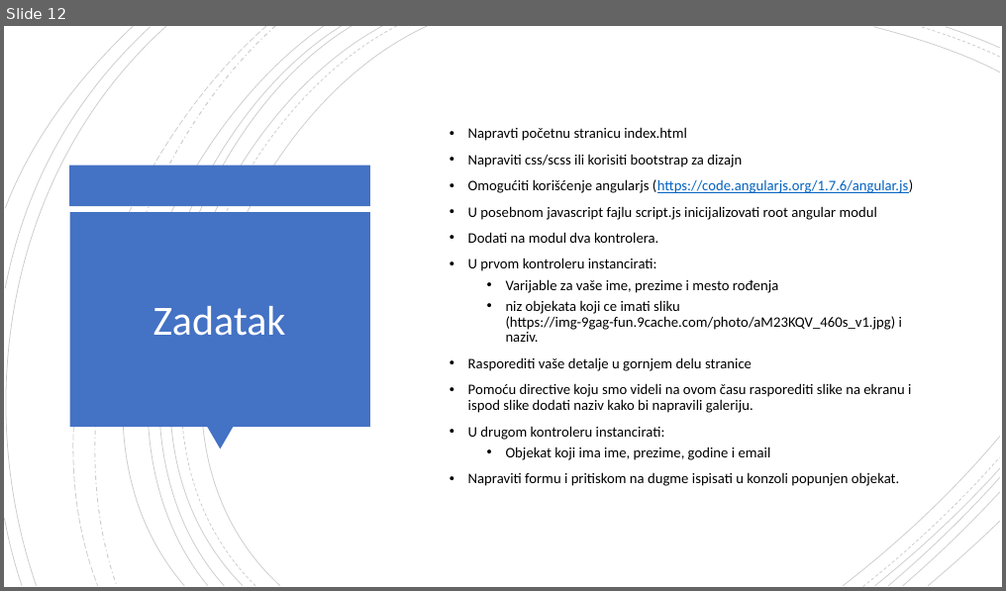
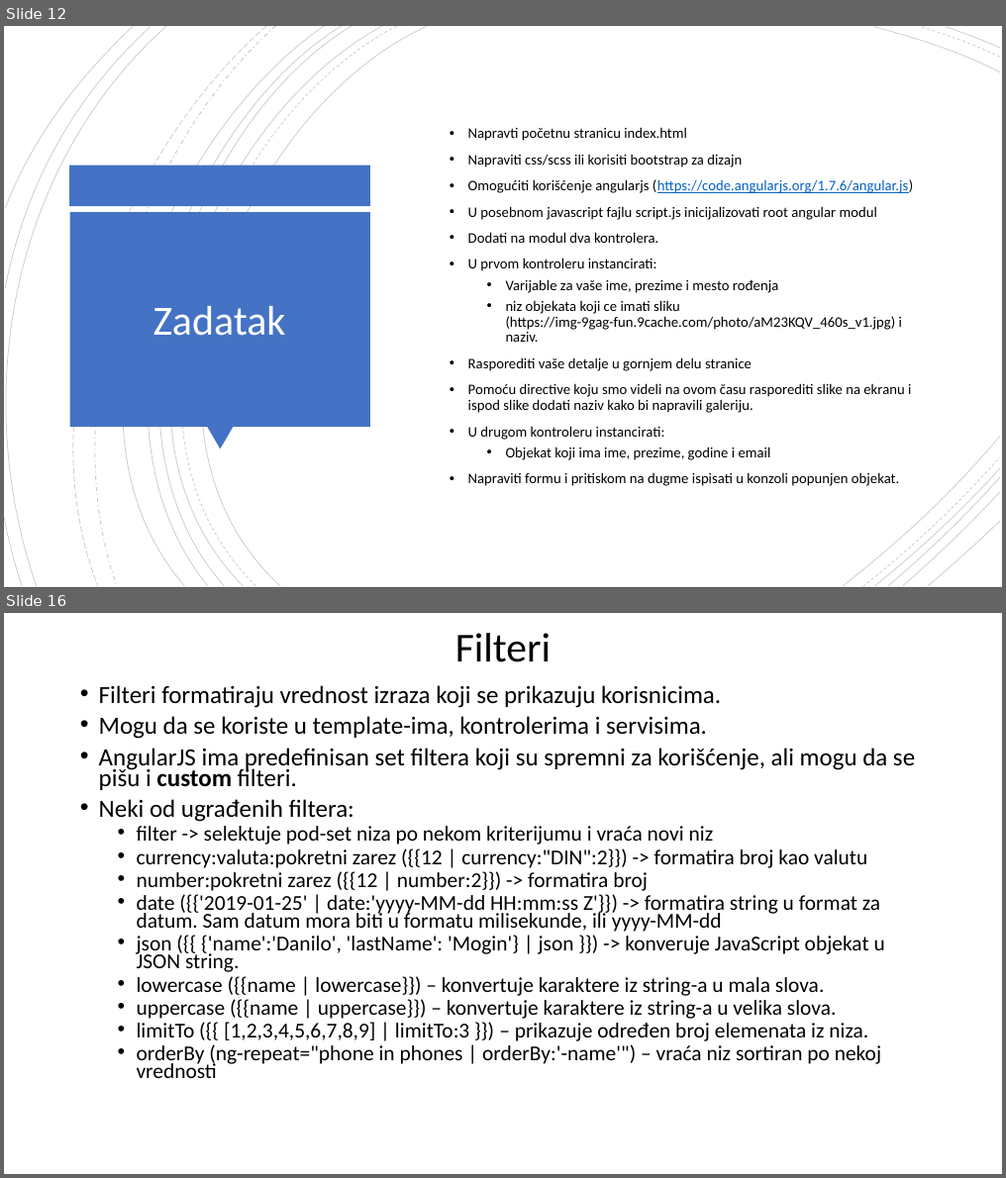
Before and after one commit to daniloMogin/kurs, a slide deck: AngularJS.pptx. Shown one above the other, each under a label of ours: slide 12 before the commit, slides 12 and 16 after it; the slides between them are not shown. The pictures are 1006x591 and 1006x1178 pixels, drawn with LibreOffice and Linux fonts; fonts in the diff are those of the drawing. Boxes give left, top, right and bottom in pixels: in the first picture for what was removed or moved away, otherwise in the second. Text is boxed around its words. In the diff, an @@ line names an element or a change of style, - is before the commit and + after.

```diff
--- a/AngularJS.pptx
+++ b/AngularJS.pptx
@@ slide 16 added at [4, 613, 1002, 1174], background #FFFFFF @@
@@ title added at [455, 633, 550, 663], 39.6 pt, text #000000 @@
+Filteri
@@ text added at [99, 685, 915, 1078], 20.4 pt, text #000000 @@
+• Filteri formatiraju vrednost izraza koji se prikazuju korisnicima.
+• Mogu da se koriste u template-ima, kontrolerima i servisima.
+• AngularJS ima predefinisan set filtera koji su spremni za korišćenje, ali mogu da se pišu i custom filteri.
+• Neki od ugrađenih filtera:
+  • filter -> selektuje pod-set niza po nekom kriterijumu i vraća novi niz
+  • currency:valuta:pokretni zarez ({{12 | currency:"DIN":2}}) -> formatira broj kao valutu
+  • number:pokretni zarez ({{12 | number:2}}) -> formatira broj
+  • date ({{'2019-01-25' | date:'yyyy-MM-dd HH:mm:ss Z'}}) -> formatira string u format za datum. Sam datum mora biti u formatu milisekunde, ili yyyy-MM-dd
+  • json ({{ {'name':'Danilo', 'lastName': 'Mogin'} | json }}) -> konveruje JavaScript objekat u JSON string.
+  • lowercase ({{name | lowercase}}) – konvertuje karaktere iz string-a u mala slova.
+  • uppercase ({{name | uppercase}}) – konvertuje karaktere iz string-a u velika slova.
+  • limitTo ({{ [1,2,3,4,5,6,7,8,9] | limitTo:3 }}) – prikazuje određen broj elemenata iz niza.
+  • orderBy (ng-repeat="phone in phones | orderBy:'-name'") – vraća niz sortiran po nekoj vrednosti
```
Also in this commit, not shown: 1 slide changed, 3 other slides added, 2 slides removed, 10 other files.
